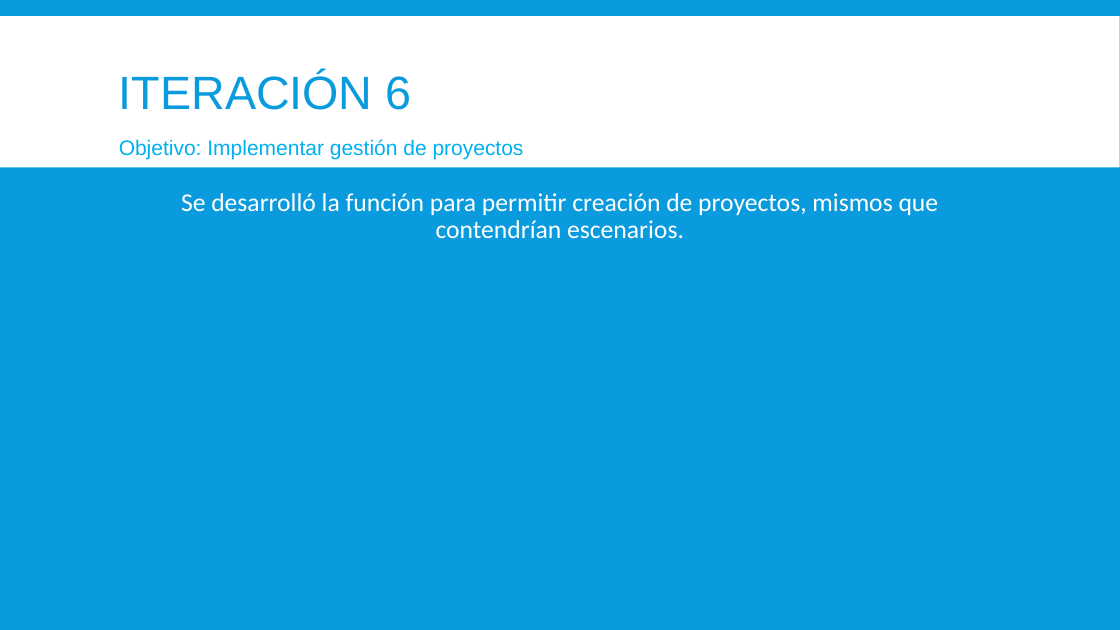
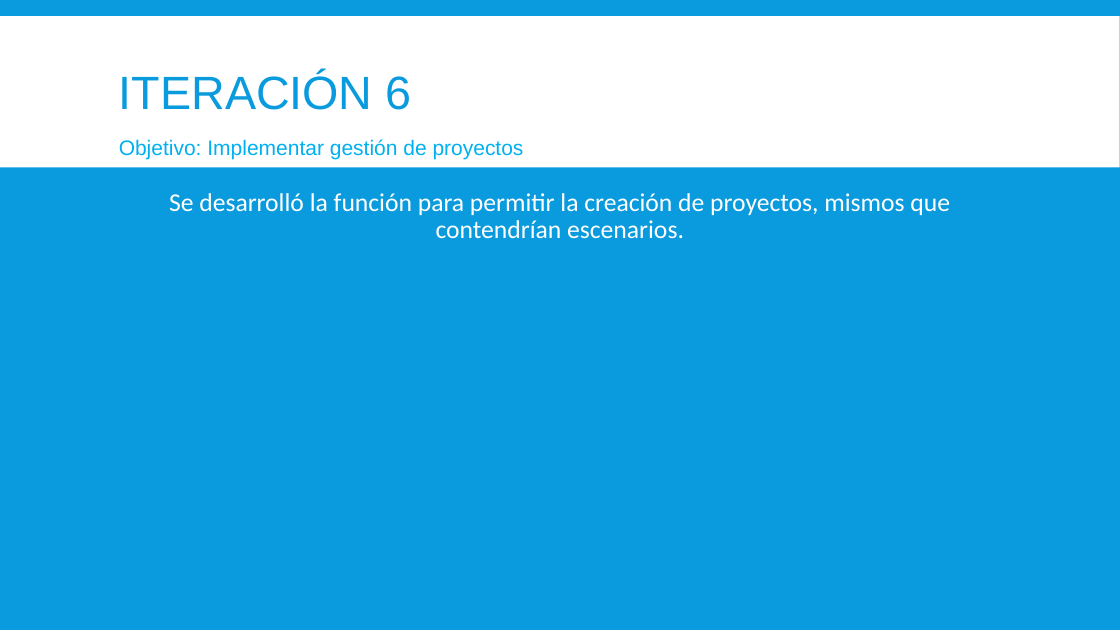
Before and after one commit to Steven0110/TT2018-A002, a slide deck: slide 13 of PRESENTACIONTTII.pptx. Drawn at 1120x630 pixels with LibreOffice and Linux fonts; fonts in the diff are those of the drawing. Boxes give left, top, right and bottom in pixels: in the first picture for what was removed or moved away, otherwise in the second. Text is boxed around its words. In the diff, an @@ line names an element or a change of style, - is before the commit and + after.

```diff
--- a/PRESENTACIONTTII.pptx
+++ b/PRESENTACIONTTII.pptx
@@ text at bbox=[169, 193, 950, 239]: text changed @@
-Se desarrolló la función para permitir creación de proyectos, mismos que contendrían escenarios.
+Se desarrolló la función para permitir la creación de proyectos, mismos que contendrían escenarios.
```
Also in this commit, not shown: 2 other slides changed, 7 other files.
